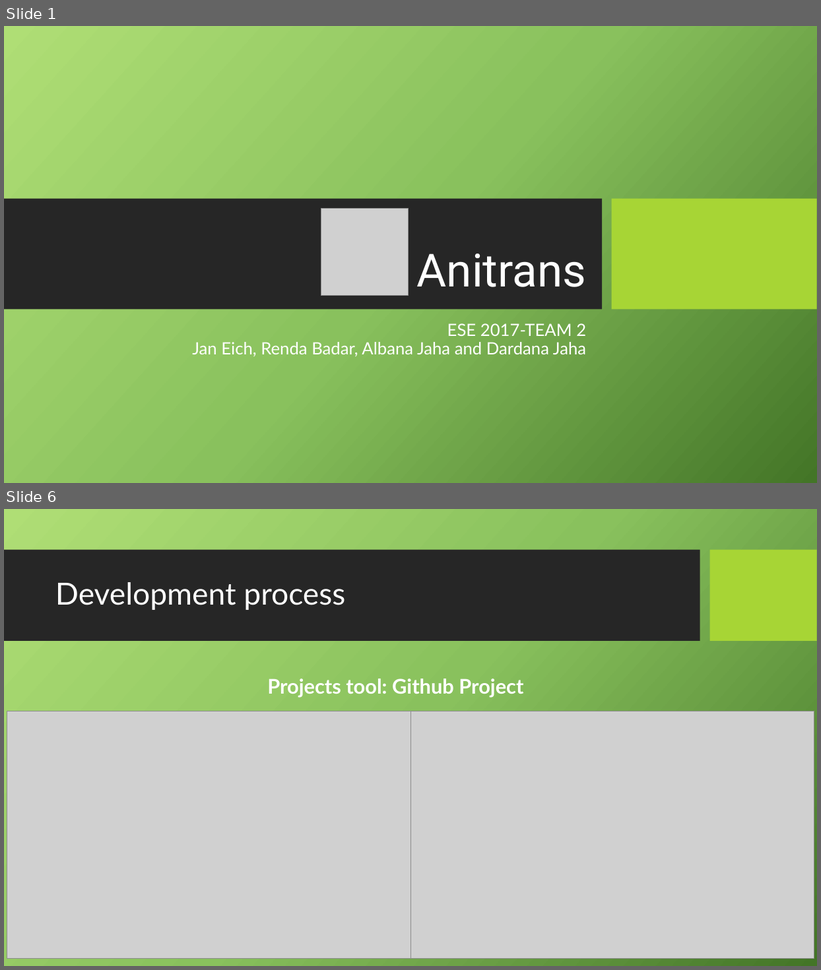
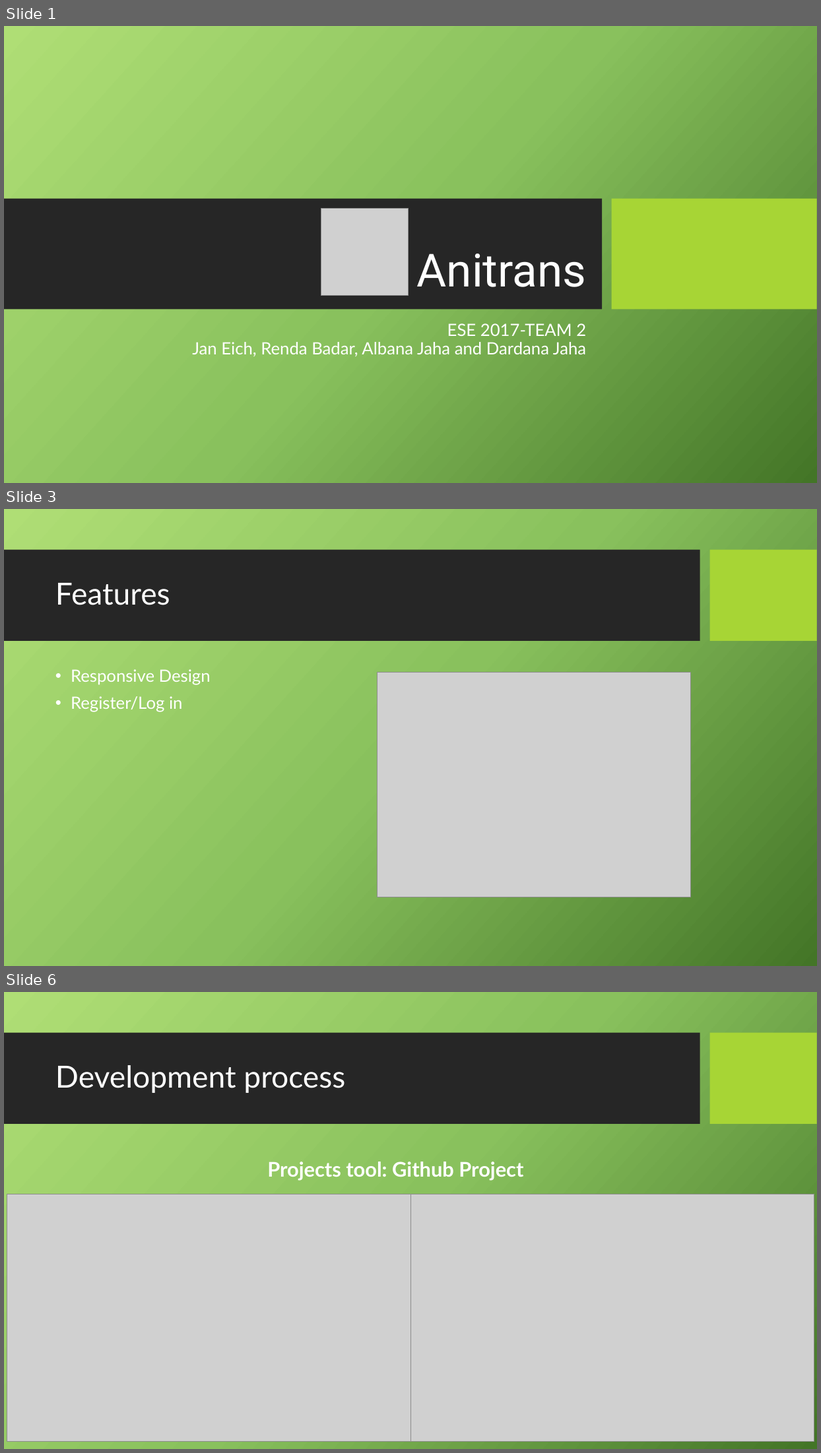
Before and after one commit to scg-unibe-ch/ese2017-team2, a slide deck: Presentation/Presentation.pptx. Shown one above the other, each under a label of ours: slides 1 and 6 before the commit, slides 1, 3 and 6 after it; the slides between them are not shown. The pictures are 821x970 and 821x1453 pixels, drawn with LibreOffice and Linux fonts; fonts in the diff are those of the drawing; grey boxes stand for pictures; background and template pictures are left out. Boxes give left, top, right and bottom in pixels: in the first picture for what was removed or moved away, otherwise in the second. Text is boxed around its words. In the diff, an @@ line names an element or a change of style, - is before the commit and + after.

```diff
--- a/Presentation/Presentation.pptx
+++ b/Presentation/Presentation.pptx
@@ slide 3 added at bbox=[4, 509, 817, 966], background picture (left out); not listed: 2 template elements that a slide beside it also shows @@
@@ title added at bbox=[55, 583, 170, 605], 36 pt, text #FFFFFF @@
+Features
@@ text added at bbox=[71, 669, 211, 712], 20 pt, text #FFFFFF @@
+• Responsive Design
+• Register/Log in
@@ picture added at bbox=[378, 673, 691, 898] @@
```
Also in this commit, not shown: 3 slides changed, 1 other slide added, 1 slide removed.
